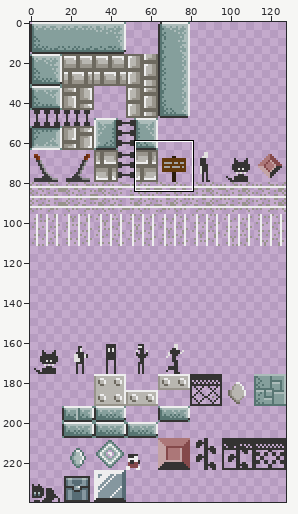
Sprite sheet -- assets/images/tiles.png. The picture above shows the old version from afar; the outline marks the close-up.
Close-up. Earlier state:
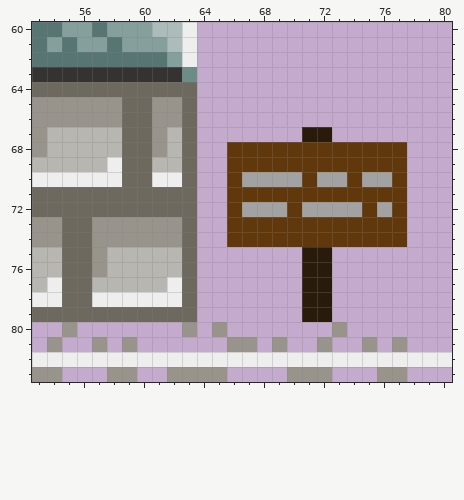
The file is 128x240 pixels. Colours within 5 levels of each other are drawn and written as one. Shown: x 53..80, y 60..83.
And afterwards:
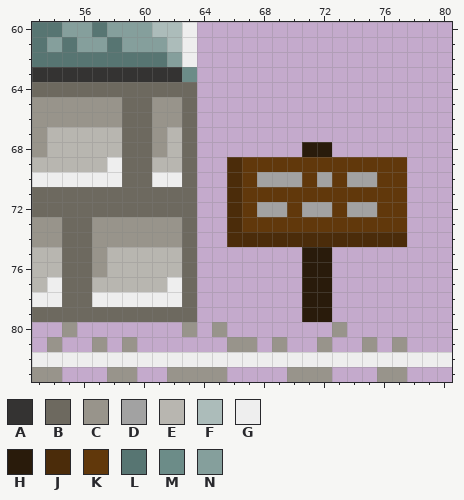
Palette (. is transparent): A #343332  B #6d695f  C #98948b  D #a2a2a2  E #b8b6b0  F #acbcba  G #eeeeee  H #291b0b  J #4b2c0a  K #61380b  L #577572  M #6c8c88  N #859f9c
What changed:
{"y":67,"x":71,"old":"HH","new":".."}
{"y":68,"x":66,"old":"KKKKKKKKKKKK","new":".....HH....."}
{"y":69,"x":66,"old":"K","new":"J"}
{"y":70,"x":66,"old":"KD","new":"JK"}
{"y":70,"x":73,"old":"DK","new":"KD"}
{"y":70,"x":76,"old":"D","new":"K"}
{"y":71,"x":66,"old":"K","new":"J"}
{"y":72,"x":66,"old":"KD","new":"JK"}
{"y":72,"x":73,"old":"D","new":"K"}
{"y":72,"x":75,"old":"KD","new":"DK"}
{"y":73,"x":66,"old":"K","new":"J"}
{"y":74,"x":66,"old":"KKKKKKKKKKKK","new":"JJJJJJJJJJJJ"}
{"label":"changed","picture_box":[227,127,407,247]}
